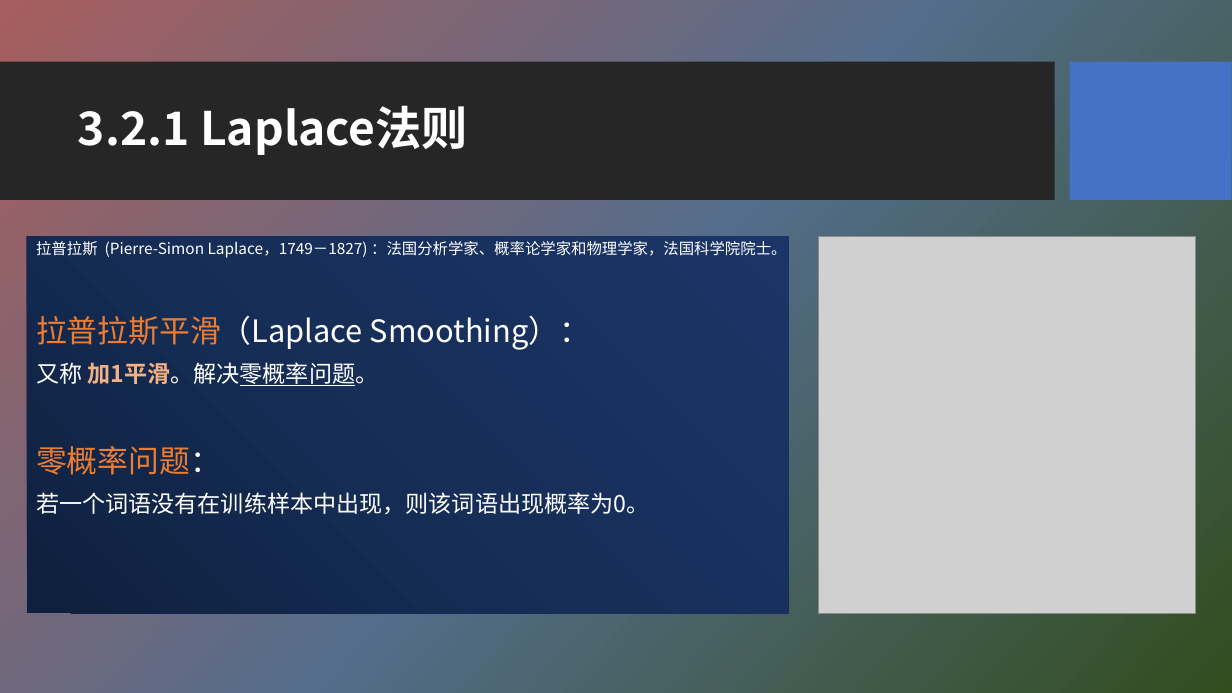
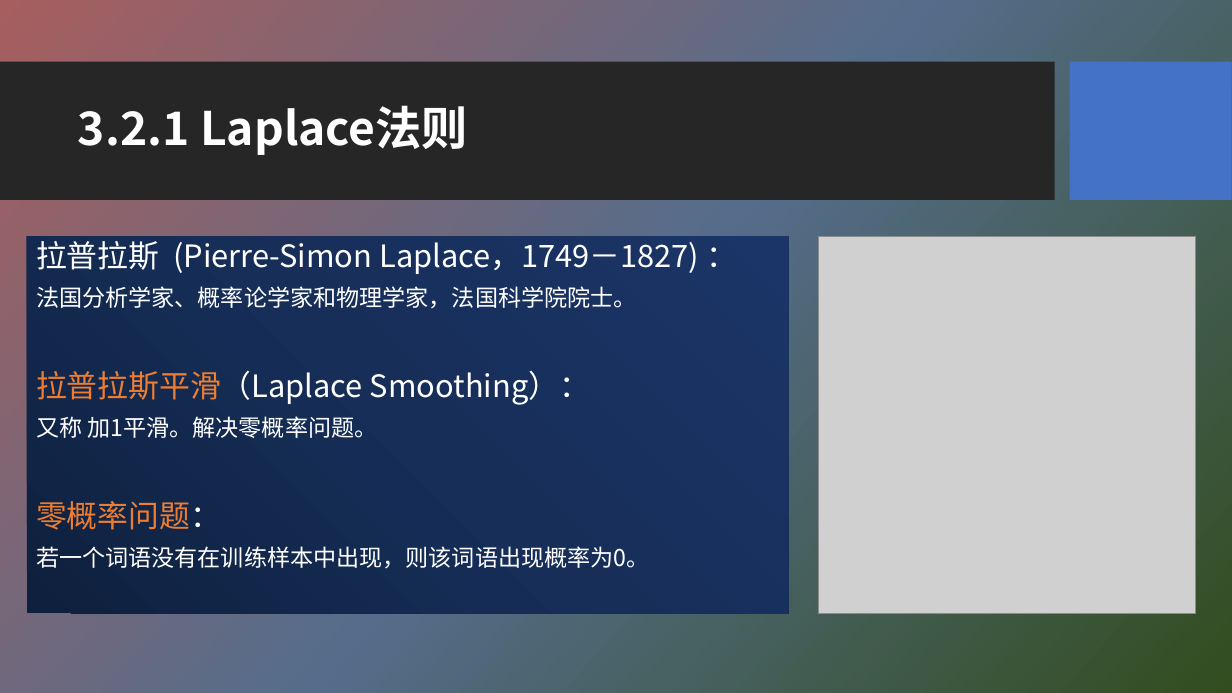
Before and after one commit to HBU/NLP_PPT, a slide deck: slide 12 of PPT-2020/ch03 n元语法模型.pptx. Drawn at 1232x693 pixels with LibreOffice and Linux fonts; fonts in the diff are those of the drawing; grey boxes stand for pictures; background and template pictures are left out. Boxes give left, top, right and bottom in pixels: in the first picture for what was removed or moved away, otherwise in the second. Text is boxed around its words. In the diff, an @@ line names an element or a change of style, - is before the commit and + after.

```diff
--- a/PPT-2020/ch03 n元语法模型.pptx
+++ b/PPT-2020/ch03 n元语法模型.pptx
@@ text at bbox=[36, 241, 699, 309]: text changed; size 12 to 24 pt @@
-拉普拉斯 (Pierre-Simon Laplace，1749－1827) ：法国分析学家、概率论学家和物理学家，法国科学院院士。
+拉普拉斯 (Pierre-Simon Laplace，1749－1827) ：
+法国分析学家、概率论学家和物理学家，法国科学院院士。
@@ text at bbox=[36, 416, 377, 438]: text colour #F4B183 to #FFFFFF, bold off, underline off in "加1平滑。解决零概率问题。" @@
```
Also in this commit, not shown: 16 other slides changed, 1 slide added.
